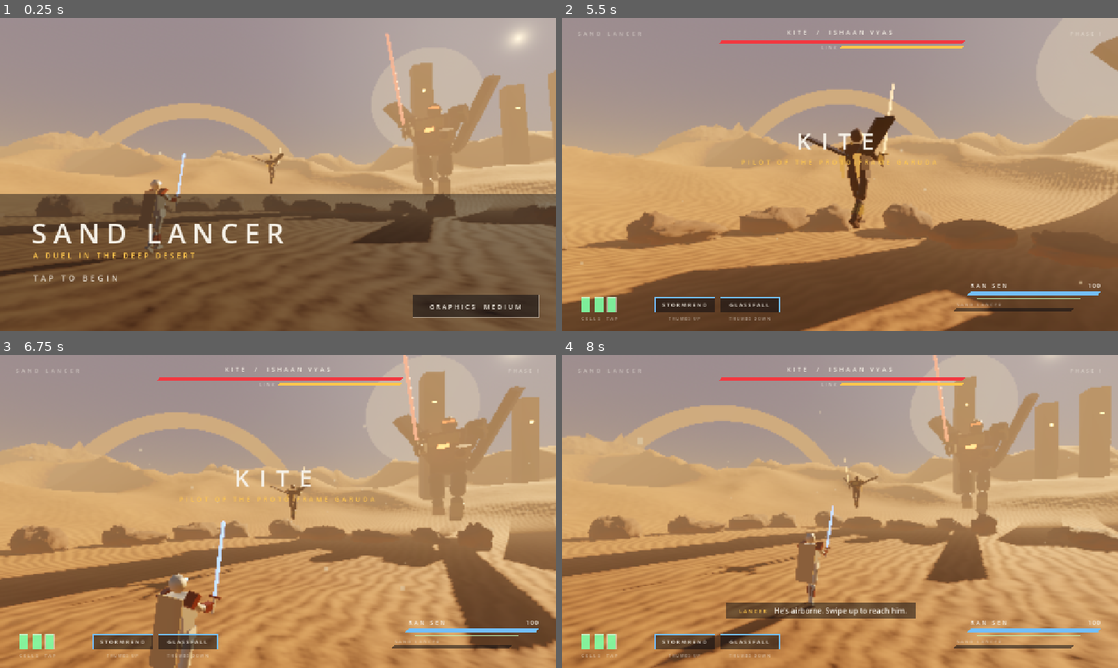
Above: before the commit, frames 1-4 (two rows, left to right).
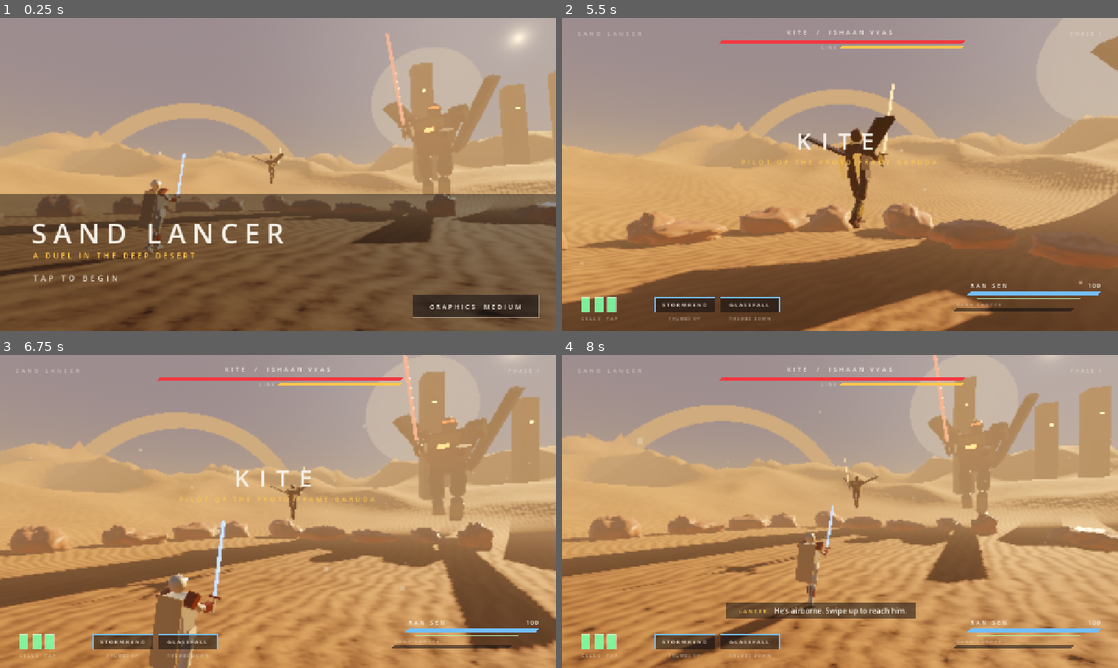
Above: after the commit, the same moments.

Repository: shibam-apple/game1
Game: Godot game, scene res://main.tscn
The game is run twice, just before and just after one commit, with the same random seed, the same clock (stepped at 60 frames per second) and the same inputs.
Inputs (mouse positions are in pixels of both pictures, inside the frame that each line leads up to):
- Up to frame 1 (0.25 s): no input
- Up to frame 2 (5.5 s): tap Enter at 0.5, 2, 5 s; move the mouse to (962, 158) at 0.52 s; hold D 0.53-1.25 s; tap K at 0.6 s; click (962, 158) at 0.67 s; tap Space at 0.77, 1.25, 3.77, 4.25 s; drag from (728, 190) to (812, 237) at 1.27 s; move the mouse to (895, 105) at 2.02 s; hold D 2.03-2.75 s; tap L at 2.1 s; drag from (812, 237) to (673, 127) at 2.77 s; move the mouse to (1006, 221) at 3.52 s; hold A 3.53-4.25 s; tap E at 3.6 s; drag from (673, 127) to (756, 96) at 4.27 s; move the mouse to (867, 174) at 5.02 s; hold S from 5.03 s (still down); tap F at 5.1 s; click (867, 174) at 5.17 s
- Up to frame 3 (6.75 s): release S at 5.75 s; drag from (194, 433) to (166, 527) at 5.77 s; move the mouse to (400, 495) at 6.52 s; hold W from 6.53 s (still down); tap J at 6.6 s
- Up to frame 4 (8 s): tap Space at 6.77 s; release W at 7.25 s; drag from (728, 527) to (812, 574) at 7.27 s

The runs differ from the first frame. In frame 1, less than 0.1% of the frame differs, in the area x 8-100%, y 55-100%; in frame 2, 0.8%, in the area x 0-100%, y 60-78%; in frame 3, 0.2%; in frame 4, 0.4%.

Commit message:
Photographed sand, rock and metal textures; style chain, haptics, camera kick
Co-Authored-By: Claude Fable 5.2 <noreply@anthropic.com>
Claude-Session: https://claude.ai/code/session_01VhhJieaLLLQJG7UrgPW9ny

Diff:
--- a/scripts/hud.gd
+++ b/scripts/hud.gd
@@ -200,6 +200,13 @@
 		_sp(names[i], r.position + Vector2(68, 22), 12, INK if ready else DIM, 3.0, 1)
 		_sp(hints[i], r.position + Vector2(68, 52), 9, DIM, 2.0, 1)
 
+	# style chain, right edge
+	if game.combo > 1:
+		var gr: int = game.grade()
+		var gcol: Color = [DIM, INK, BLUE, GOLD, REDC][gr]
+		_sp(game.GRADES[gr], Vector2(sz.x - 60, sz.y * 0.42), 58, gcol, 0.0, 2)
+		_sp("%d HITS" % game.combo, Vector2(sz.x - 60, sz.y * 0.42 + 26), 14, INK, 4.0, 2)
+		_bar(Vector2(sz.x - 190, sz.y * 0.42 + 36), 126, 3, game.combo_t / 3.2, gcol)
 	if p._counter_window > 0.0:
 		_sp("TAP TO COUNTER", Vector2(sz.x * 0.5, sz.y * 0.62), 20, Color(BLUE, 0.6 + 0.4 * sin(_time * 24.0)), 6.0, 1)
 	if _flash_t > 0.0:
@@ -230,5 +237,5 @@
 func _draw_win(sz: Vector2) -> void:
 	_overlay(sz, "LINK SEVERED", "TAP TO DUEL AGAIN", GOLD)
 	var t: float = game.fight_time
-	var txt := "TIME %d:%02d     HITS TAKEN %d     RANK %s" % [int(t) / 60, int(t) % 60, game.hits_taken, game.rank()]
+	var txt := "TIME %d:%02d     HITS TAKEN %d     BEST CHAIN %d     RANK %s" % [int(t) / 60, int(t) % 60, game.hits_taken, game.best_combo, game.rank()]
 	_sp(txt, Vector2(sz.x * 0.5, sz.y * 0.46 + 96), 15, INK, 4.0, 1)
--- a/scripts/humanoid.gd
+++ b/scripts/humanoid.gd
@@ -181,6 +181,16 @@
 	m.radial_segments = 10
 	m.rings = 3
 	return _mesh(parent, m, pos, mat)
+
+
+## Scratched-metal normal detail on the armour.
+func set_detail(tex: Texture2D, tiling: float) -> void:
+	for m in [body_mat, trim_mat]:
+		m.normal_enabled = true
+		m.normal_texture = tex
+		m.normal_scale = 0.8
+		m.uv1_triplanar = true
+		m.uv1_scale = Vector3(tiling, tiling, tiling)
 
 
 func set_blade(col: Color, energy: float) -> void:
--- a/scripts/main.gd
+++ b/scripts/main.gd
@@ -46,6 +46,12 @@
 var _shot_path := ""
 var _elapsed := 0.0
 var _test_hp := 0.0
+var combo := 0
+var best_combo := 0
+var combo_t := 0.0
+var _fov_kick := 0.0
+
+const GRADES := ["D", "C", "B", "A", "S"]
 
 
 func _ready() -> void:
@@ -71,6 +77,9 @@
 	boss.player = player
 	add_child(player)
 	add_child(boss)
+	var wear: Texture2D = load("res://assets/textures/aluminium_normal.png")
+	player.vis.set_detail(wear, 3.0)
+	boss.vis.set_detail(wear, 3.0)
 	player.reset(Vector3(0, 0, 8))
 	boss.reset(Vector3(0, 0, -5))
 
@@ -202,7 +211,7 @@
 	# Sand: rolling dune terrain with a procedural rippled-sand shader.
 	var sand := ShaderMaterial.new()
 	sand.shader = load("res://shaders/sand.gdshader")
-	sand.set_shader_parameter("grain_n", _noise_tex(0.05, 3, true, 3))
+	sand.set_shader_parameter("grain_n", load("res://assets/textures/sand_normal.jpg"))
 	sand.set_shader_parameter("drift_n", _noise_tex(0.012, 4, true, 5))
 	sand.set_shader_parameter("vary", _noise_tex(0.02, 4, false, 9))
 	var terrain := MeshInstance3D.new()
@@ -214,13 +223,16 @@
 	var r := RandomNumberGenerator.new()
 	r.seed = 11
 	var rock := StandardMaterial3D.new()
-	rock.albedo_color = Color(0.36, 0.23, 0.16)
-	rock.roughness = 0.95
+	rock.albedo_color = Color(0.82, 0.66, 0.56)
+	rock.albedo_texture = load("res://assets/textures/rock_albedo.jpg")
 	rock.normal_enabled = true
-	rock.normal_texture = _noise_tex(0.03, 5, true, 21)
-	rock.normal_scale = 1.8
+	rock.normal_texture = load("res://assets/textures/rock_normal.png")
+	rock.normal_scale = 1.4
+	rock.roughness_texture = load("res://assets/textures/rock_rough.jpg")
+	rock.ao_enabled = true
+	rock.ao_texture = load("res://assets/textures/rock_ao.jpg")
 	rock.uv1_triplanar = true
-	rock.uv1_scale = Vector3(0.35, 0.35, 0.35)
+	rock.uv1_scale = Vector3(0.22, 0.22, 0.22)
 	var rock_meshes: Array = []
 	for i in 4:
 		rock_meshes.append(_make_rock(100 + i))
@@ -231,11 +243,13 @@
 		var sc := Vector3(r.randf_range(1.0, 2.4), r.randf_range(2.2, 4.6) if tall else r.randf_range(0.6, 1.4), r.randf_range(1.0, 2.2))
 		_add_mesh(self, rock_meshes[i % 4], Vector3(cos(ang) * d, sc.y * 0.25, sin(ang) * d), rock, Vector3(r.randf_range(-12, 12), r.randf() * 360.0, r.randf_range(-12, 12)), sc)
 	# A few far mesas for depth
+	var far_rock: StandardMaterial3D = rock.duplicate()
+	far_rock.uv1_scale = Vector3(0.02, 0.02, 0.02)
 	for i in 7:
 		var ang := r.randf() * TAU
 		var d := r.randf_range(120.0, 260.0)
 		var w := r.randf_range(18.0, 40.0)
-		_add_mesh(self, rock_meshes[i % 4], Vector3(cos(ang) * d, 6.0, sin(ang) * d), rock, Vector3(0, r.randf() * 360.0, 0), Vector3(w, r.randf_range(14.0, 30.0), w * 0.8))
+		_add_mesh(self, rock_meshes[i % 4], Vector3(cos(ang) * d, 6.0, sin(ang) * d), far_rock, Vector3(0, r.randf() * 360.0, 0), Vector3(w, r.randf_range(14.0, 30.0), w * 0.8))
 
 	# The Broken Ring on the horizon
 	var ring := TorusMesh.new()
@@ -384,6 +398,7 @@
 	var m: Node3D = Humanoid.new()
 	add_child(m)
 	m.build(body, trim, glow, 1.7, 1.45)
+	m.set_detail(load("res://assets/textures/aluminium_normal.png"), 1.2)
 	m.scale = Vector3.ONE * 10.0
 	m.walk_rate = 0.0
 	var torso: Node3D = m.joints["torso"]
@@ -504,14 +519,39 @@
 	input.reset()
 	fight_time = 0.0
 	hits_taken = 0
+	combo = 0
+	best_combo = 0
 	hud._boss_lag = 1.0
 	if _test_hp > 0.0:
 		boss.hp = _test_hp
 	_set_g(G.INTRO)
 
 
+## Style grade from the running hit chain. Higher grades fill the link gauge faster.
+func grade() -> int:
+	if combo >= 30: return 4
+	if combo >= 20: return 3
+	if combo >= 12: return 2
+	if combo >= 5: return 1
+	return 0
+
+
+func style_mult() -> float:
+	return 1.0 + 0.15 * grade()
+
+
+func add_combo(n: int) -> void:
+	combo += n
+	best_combo = maxi(best_combo, combo)
+	combo_t = 3.2
+
+
+func buzz(ms: int) -> void:
+	Input.vibrate_handheld(ms)
+
+
 func rank() -> String:
-	if hits_taken <= 2 and fight_time < 150.0:
+	if hits_taken <= 2 and best_combo >= 20:
 		return "S"
 	if hits_taken <= 5:
 		return "A"
@@ -561,6 +601,10 @@
 				hud.say("LANCER", "He's airborne. Swipe up to reach him.")
 		G.FIGHT:
 			fight_time += delta
+			if combo > 0:
+				combo_t -= delta
+				if combo_t <= 0.0:
+					combo = 0
 			if player.hp < 35.0 and player.flasks > 0:
 				_once("low", "LANCER", "Vitals critical. Tap a cell, bottom left.")
 			if _autotest:
@@ -602,6 +646,8 @@
 			pos = pos.lerp(boss.global_position + Vector3(2.5, boss.alt + 1.0, 5.0), 1.0 - smoothstep(0.0, 1.0, u))
 			look = look.lerp(boss.chest(), 1.0 - u)
 			k = 1.0
+	_fov_kick = maxf(0.0, _fov_kick - delta * 18.0 / maxf(0.05, Engine.time_scale))
+	cam.fov = 58.0 + _fov_kick
 	cam.global_position = cam.global_position.lerp(pos, k)
 	var target := look
 	if _shake > 0.0:
@@ -842,6 +888,9 @@
 
 func perfect_dodge(at: Vector3) -> void:
 	slowmo(0.22, 0.55)
+	add_combo(3)
+	buzz(40)
+	_fov_kick = 9.0
 	sfx.play("perfect")
 	hud.flash("PERFECT DODGE", HudS.BLUE)
 	ring(at, 3.0, 0.4, Color(0.5, 0.8, 1.0))
@@ -850,6 +899,9 @@
 
 func parry_fx(at: Vector3) -> void:
 	hitstop(0.12)
+	add_combo(3)
+	buzz(60)
+	_fov_kick = 5.0
 	shake(0.35)
 	sfx.play("parry")
 	spark(at, Color(1.0, 0.95, 0.7), 22)
@@ -858,6 +910,8 @@
 
 func on_player_hit(_dmg: float, at: Vector3) -> void:
 	hits_taken += 1
+	combo = 0
+	buzz(120)
 	hud.hurt()
 	shake(0.5)
 	hitstop(0.06)
@@ -874,6 +928,8 @@
 
 
 func on_boss_stagger(at: Vector3) -> void:
+	buzz(150)
+	_fov_kick = 8.0
 	slowmo(0.3, 0.6)
 	shake(0.6)
 	sfx.play("stagger")
--- a/scripts/player.gd
+++ b/scripts/player.gd
@@ -253,6 +253,8 @@
 	var mult := 1.3 if limit_active > 0.0 else 1.0
 	boss.take_hit(float(ev["dmg"]) * mult, float(ev["will"]) * mult)
 	hits_landed += 1
+	game.add_combo(1)
+	game.buzz(35 if float(ev.get("stop", 0.045)) > 0.07 else 12)
 	if limit_active > 0.0:
 		hp = minf(MAX_HP, hp + 1.5)
 	else:
@@ -265,7 +267,7 @@
 	if limit_active > 0.0:
 		return
 	var was := limit
-	limit = minf(100.0, limit + v)
+	limit = minf(100.0, limit + v * game.style_mult())
 	if limit >= 100.0 and was < 100.0:
 		game.on_limit_ready()
 
--- a/shaders/sand.gdshader
+++ b/shaders/sand.gdshader
@@ -28,9 +28,9 @@
 	float rip_h = sin(phase);
 	vec2 rip_n = cos(phase) * vec2(0.94, 0.34) * ripple_strength * near;
 
-	vec2 g = texture(grain_n, uv * 1.9).rg - 0.5;
+	vec2 g = (texture(grain_n, uv * 0.42).rg - 0.5) + (texture(grain_n, uv * 0.11 + vec2(0.31, 0.67)).rg - 0.5) * 0.6;
 	vec2 d = texture(drift_n, uv * 0.11).rg - 0.5;
-	vec2 n = g * 0.55 * near + d * 0.9 + rip_n;
+	vec2 n = g * (0.35 + 0.45 * near) + d * 0.9 + rip_n;
 
 	vec3 col = mix(col_dark, col_light, clamp(big * 0.75 + mid * 0.45, 0.0, 1.0));
 	col *= 0.93 + 0.07 * rip_h * near;
Binary file added: assets/textures/aluminium_normal.png
Not shown, added: assets/textures/aluminium_normal.png.import
Binary file added: assets/textures/rock_albedo.jpg
Not shown, added: assets/textures/rock_albedo.jpg.import
Binary file added: assets/textures/rock_ao.jpg
Not shown, added: assets/textures/rock_ao.jpg.import
Binary file added: assets/textures/rock_normal.png
Not shown, added: assets/textures/rock_normal.png.import
Binary file added: assets/textures/rock_rough.jpg
Not shown, added: assets/textures/rock_rough.jpg.import
Binary file added: assets/textures/sand_normal.jpg
Not shown, added: assets/textures/sand_normal.jpg.import
(and 3 more such lines)
